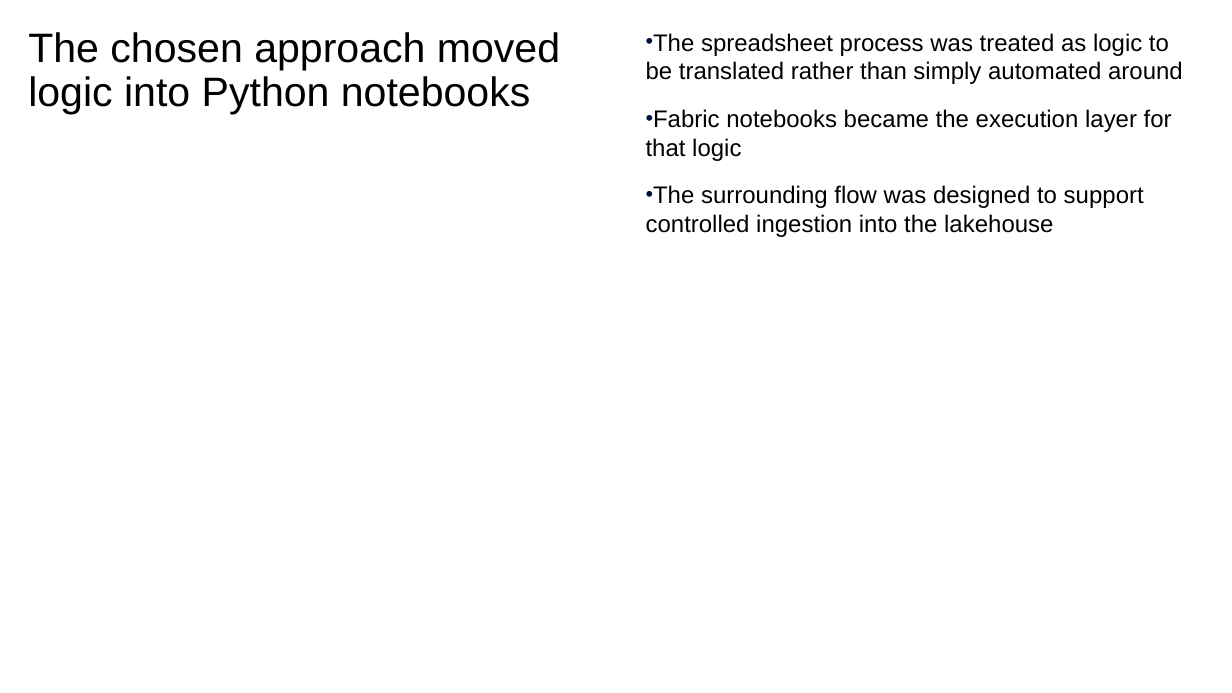
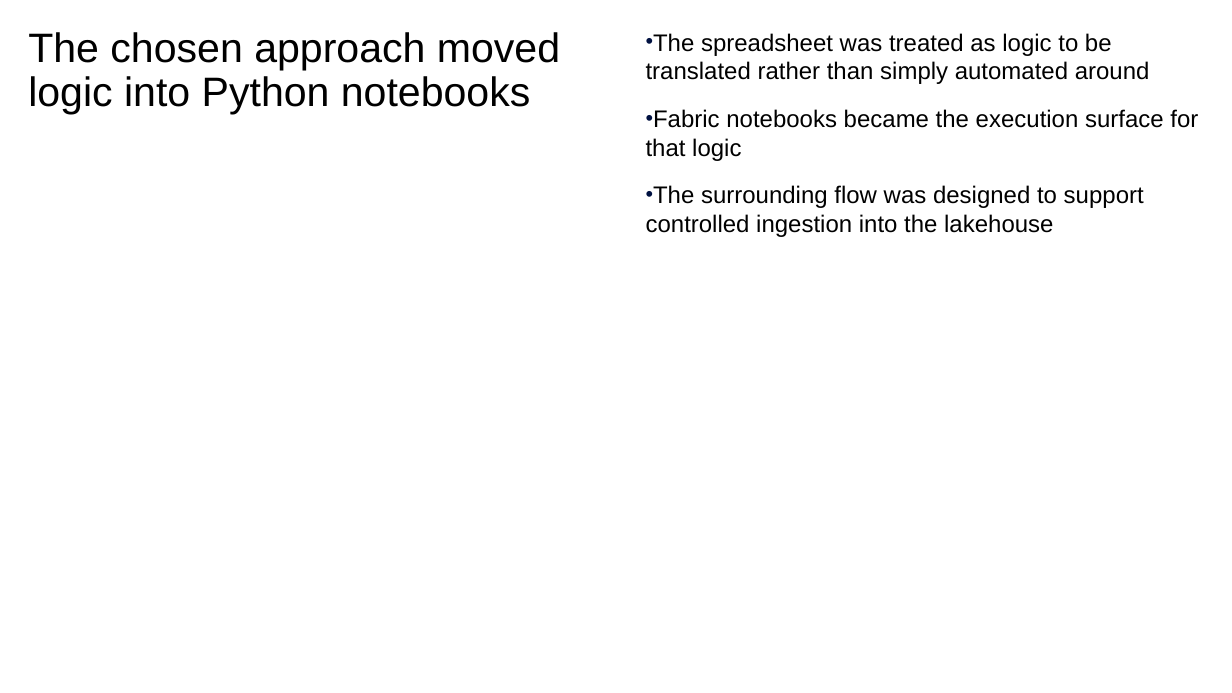
Before and after one commit to davidrrowley/PowerPointAutoGen, a slide deck: slide 5 of scripts/PowerPoint Slide Inventory Script/ibm_yaml_test_v6.pptx. Drawn at 1232x693 pixels with LibreOffice and Linux fonts; fonts in the diff are those of the drawing. Boxes give left, top, right and bottom in pixels: in the first picture for what was removed or moved away, otherwise in the second. Text is boxed around its words. In the diff, an @@ line names an element or a change of style, - is before the commit and + after.

```diff
--- a/scripts/PowerPoint Slide Inventory Script/ibm_yaml_test_v6.pptx
+++ b/scripts/PowerPoint Slide Inventory Script/ibm_yaml_test_v6.pptx
@@ text at (x1=646, y1=33, x2=1198, y2=161): text changed @@
-• The spreadsheet process was treated as logic to be translated rather than simply automated around
-• Fabric notebooks became the execution layer for that logic
+• The spreadsheet was treated as logic to be translated rather than simply automated around
+• Fabric notebooks became the execution surface for that logic
```
Also in this commit, not shown: 7 other slides changed, 2 other files.
